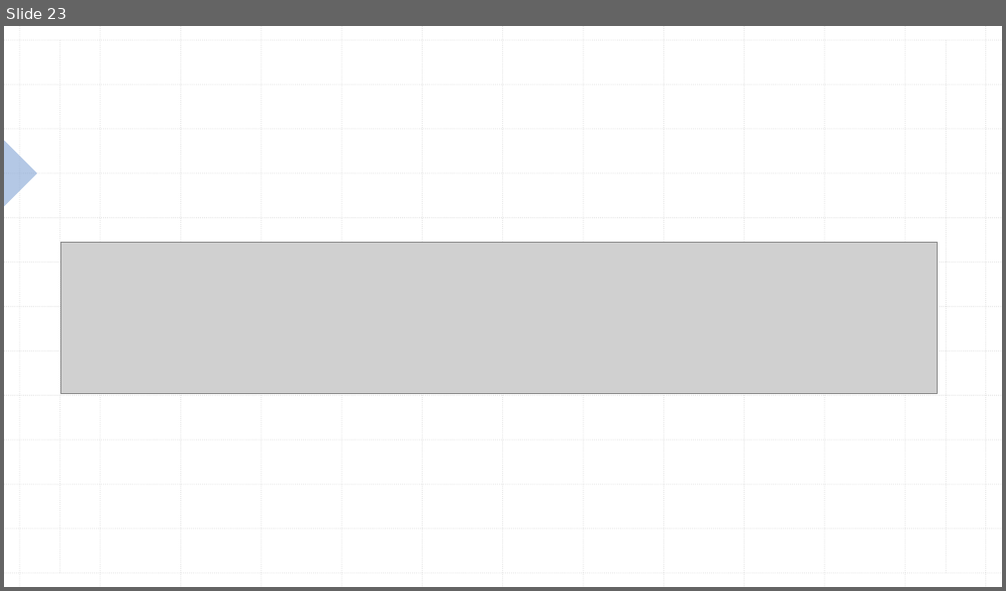
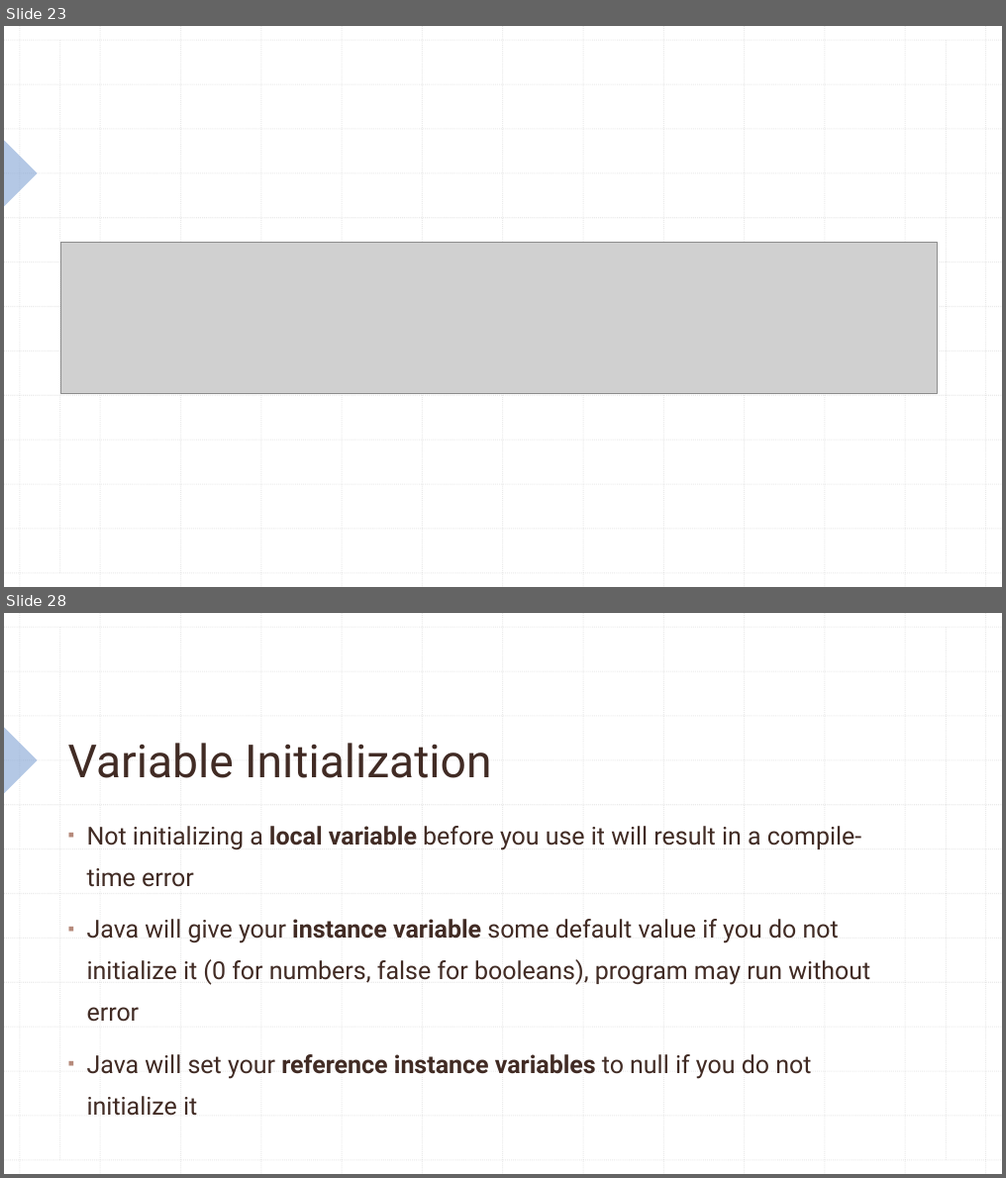
Before and after one commit to KarinaSang/Teaching, a slide deck: AP Java/Week3/Week3.pptx. Shown one above the other, each under a label of ours: slide 23 before the commit, slides 23 and 28 after it; the slides between them are not shown. The pictures are 1006x591 and 1006x1178 pixels, drawn with LibreOffice and Linux fonts; fonts in the diff are those of the drawing; grey boxes stand for pictures. Boxes give left, top, right and bottom in pixels: in the first picture for what was removed or moved away, otherwise in the second. Text is boxed around its words. In the diff, an @@ line names an element or a change of style, - is before the commit and + after.

Commit message:
added week3 java

```diff
--- a/AP Java/Week3/Week3.pptx
+++ b/AP Java/Week3/Week3.pptx
@@ slide 28 added at box(4, 613, 1002, 1174), background #FFFFFF; not listed: 29 template elements that a slide beside it also shows @@
@@ title added at box(68, 743, 491, 778), 44 pt, text #412B24 @@
+Variable Initialization
@@ text added at box(87, 826, 870, 1116), 23.8 pt, text #412B24 @@
+▪ Not initializing a local variable before you use it will result in a compile-time error
+▪ Java will give your instance variable some default value if you do not initialize it (0 for numbers, false for booleans), program may run without error
+▪ Java will set your reference instance variables to null if you do not initialize it
```
Also in this commit, not shown: 24 other slides added, 8 slides removed, 11 other files.
